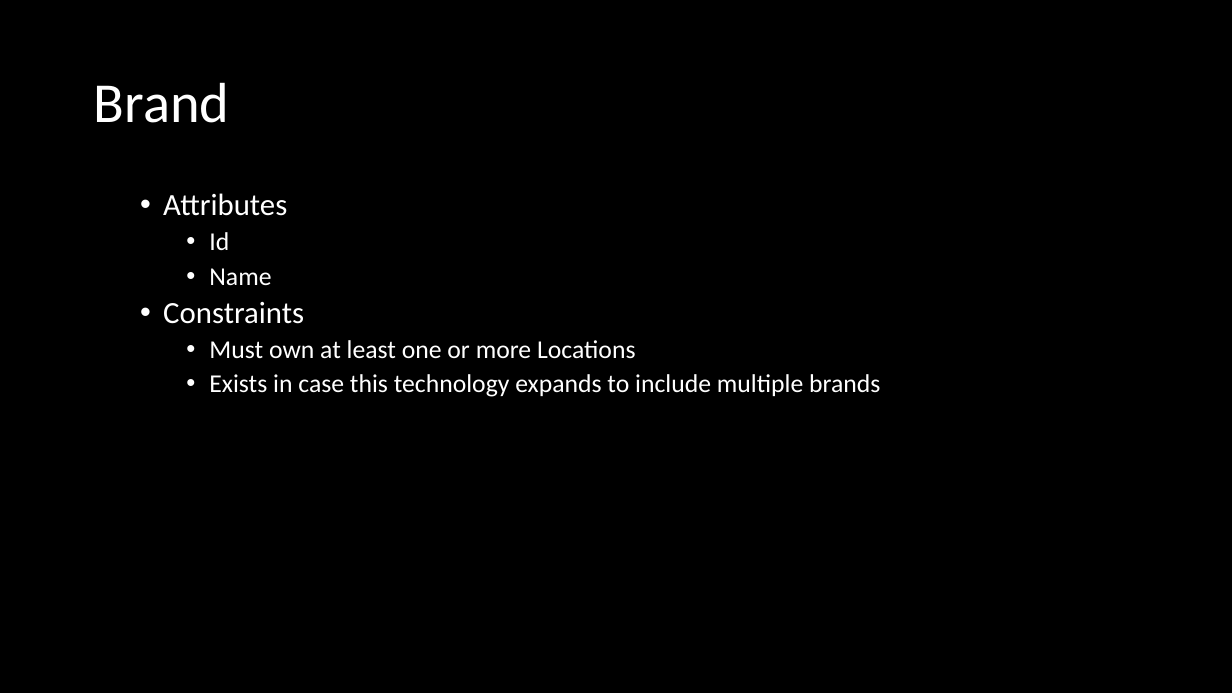
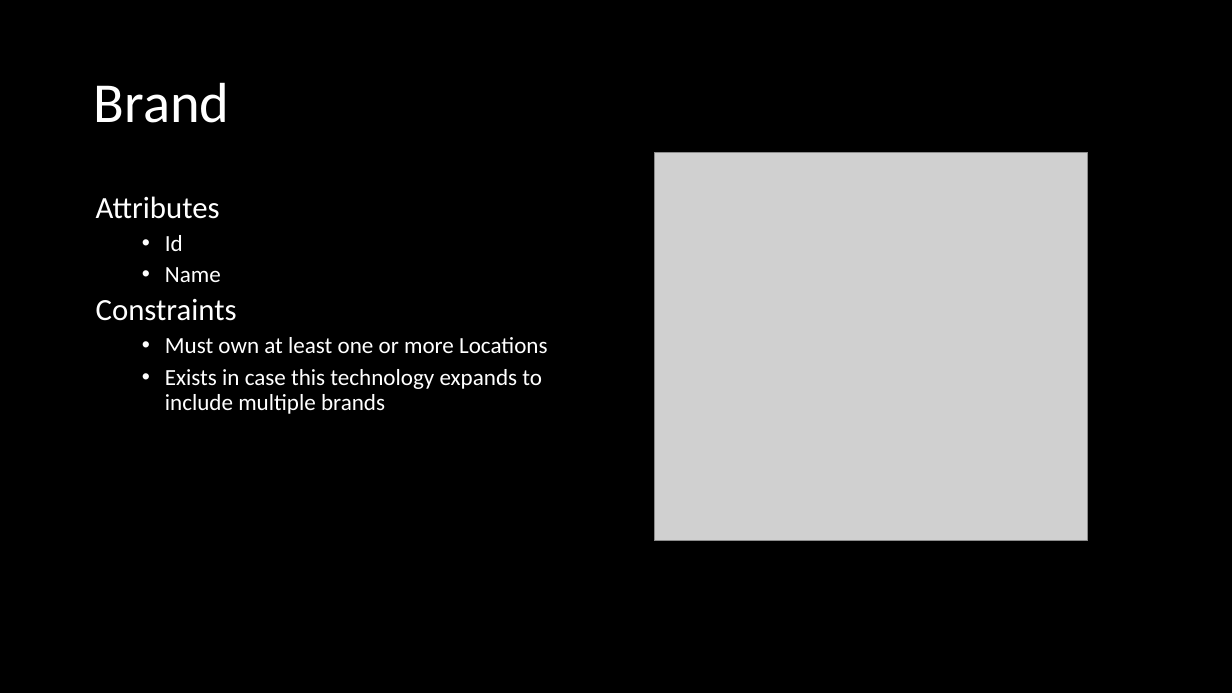
Before and after one commit to Luke4Parker/ReservationSystem, a slide deck: slide 9 of ReservationSystem/ReservationSystem/Reservation System.pptx (slide 8 before the commit). Drawn at 1232x693 pixels with LibreOffice and Linux fonts; fonts in the diff are those of the drawing; grey boxes stand for pictures; background and template pictures are left out. Boxes give left, top, right and bottom in pixels: in the first picture for what was removed or moved away, otherwise in the second. Text is boxed around its words. In the diff, an @@ line names an element or a change of style, - is before the commit and + after.

```diff
--- a/ReservationSystem/ReservationSystem/Reservation System.pptx
+++ b/ReservationSystem/ReservationSystem/Reservation System.pptx
@@ picture added at bbox=[654, 152, 1088, 542] @@
@@ text "Attributes": place and size @@
-text "Attributes" at bbox=[163, 193, 880, 397]
+text "Attributes" at bbox=[96, 196, 547, 414]
@@ text "Attributes" at bbox=[96, 196, 547, 414]: size 20 to 18 pt in "Id", "Name", "Must own at least one or more ...", "Exists in case this technology expands to ..."; bullet • to none @@
```
Also in this commit, not shown: 11 other slides changed, 2 slides added, 1 slide removed, 4 other files.
